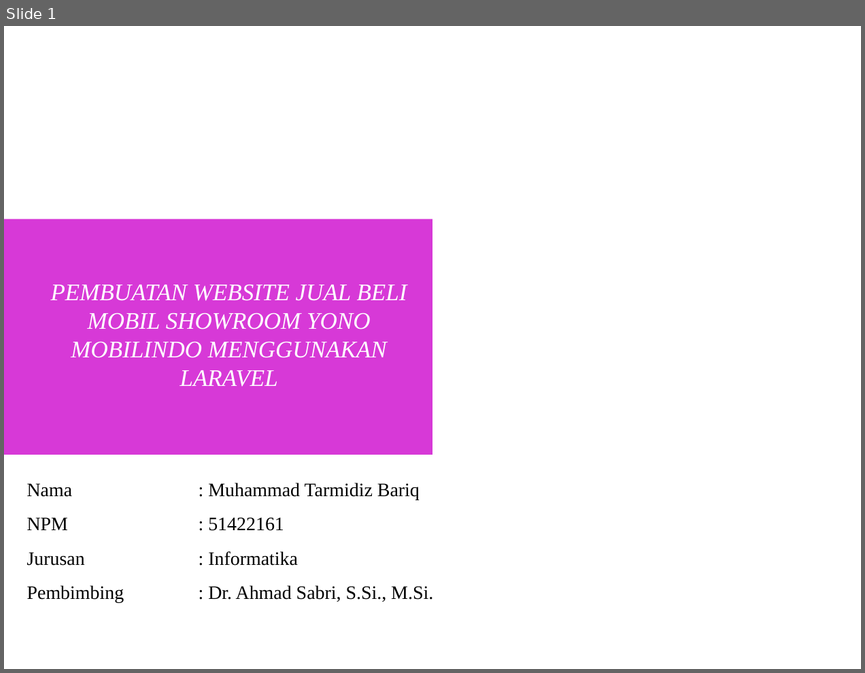
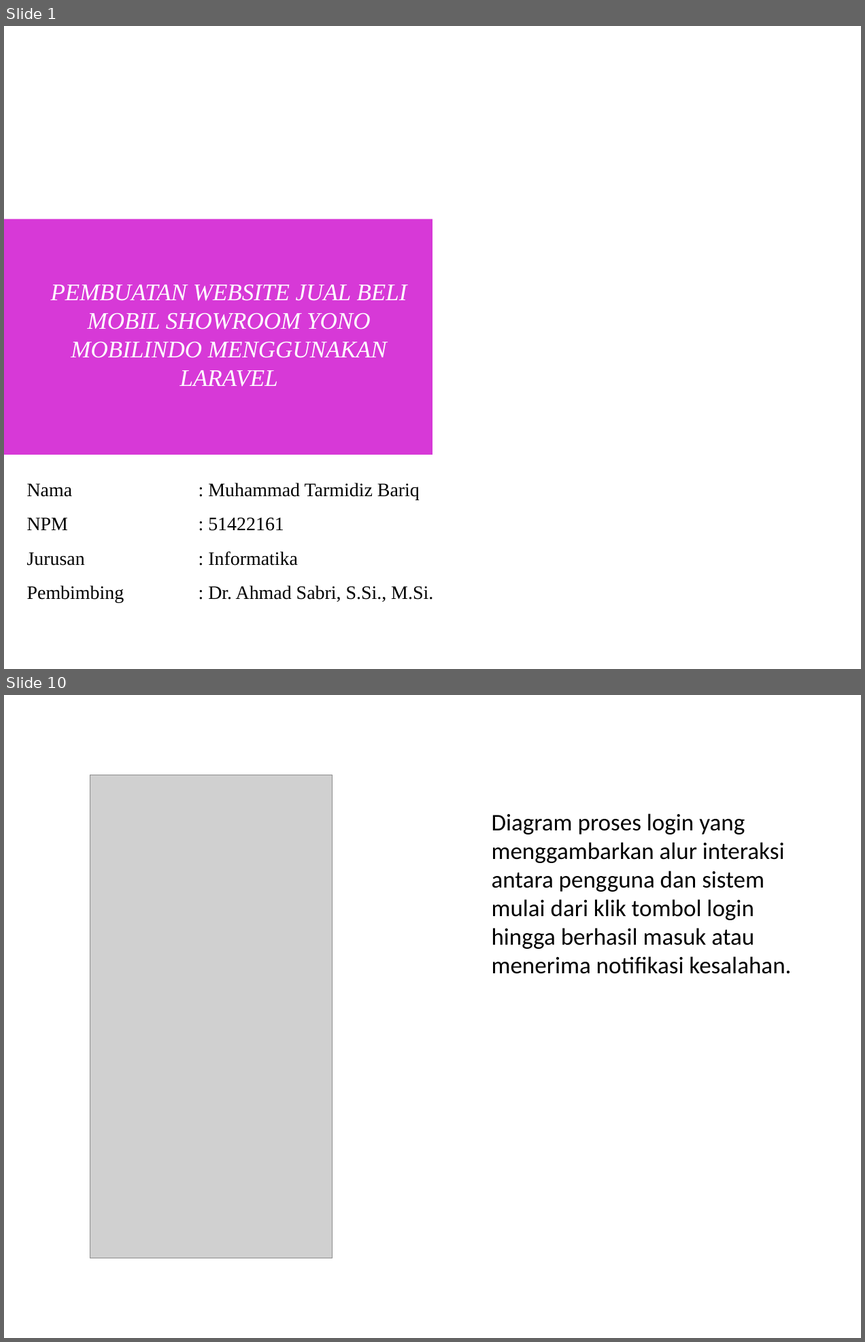
Before and after one commit to tarmidzibariq/KULIAH-SEMESTER-6, a slide deck: Penulisan Ilmiah/Sidang/Salinan dari Template Presentasi Sidang.pptx. Shown one above the other, each under a label of ours: slide 1 before the commit, slides 1 and 10 after it; the slides between them are not shown. The pictures are 865x673 and 865x1342 pixels, drawn with LibreOffice and Linux fonts; fonts in the diff are those of the drawing; grey boxes stand for pictures; background and template pictures are left out. Boxes give left, top, right and bottom in pixels: in the first picture for what was removed or moved away, otherwise in the second. Text is boxed around its words. In the diff, an @@ line names an element or a change of style, - is before the commit and + after.

```diff
--- a/Penulisan Ilmiah/Sidang/Salinan dari Template Presentasi Sidang.pptx
+++ b/Penulisan Ilmiah/Sidang/Salinan dari Template Presentasi Sidang.pptx
@@ slide 10 added at (4,695,861,1338), background #FFFFFF @@
@@ title added at (4,695,676,774), 24 pt, text #FFFFFF @@
+ACTIVITY DIAGRAM LOGIN
@@ picture added at (90,775,332,1258) @@
@@ text added at (492,813,791,974), 20 pt, text #000000 @@
+Diagram proses login yang menggambarkan alur interaksi antara pengguna dan sistem mulai dari klik tombol login hingga berhasil masuk atau menerima notifikasi kesalahan.
```
Also in this commit, not shown: 2 slides changed, 12 other slides added, 2 slides removed, 8 other files.
